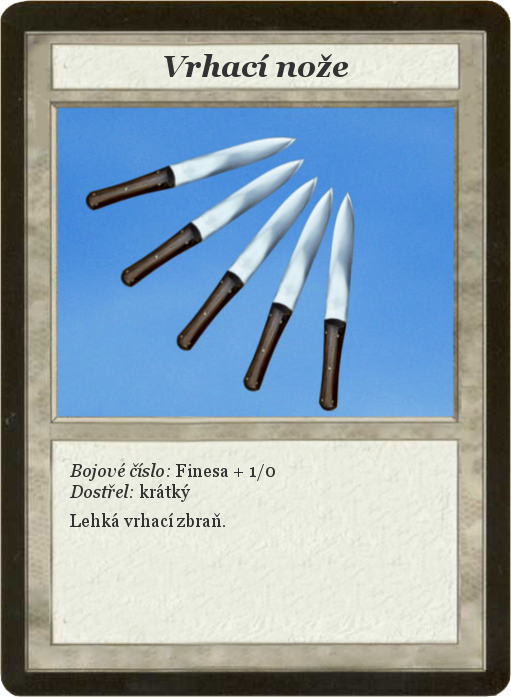
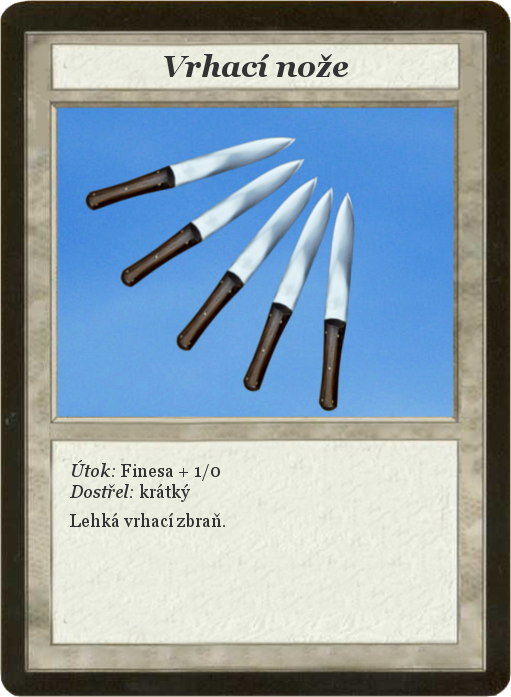
Layer changes from the first 511×697 image to the second:
renamed "Bojové číslo: Finesa + 1/0 ..." to "Útok: Finesa + 1/0 ...", painted on it over [69, 460, 275, 481]
